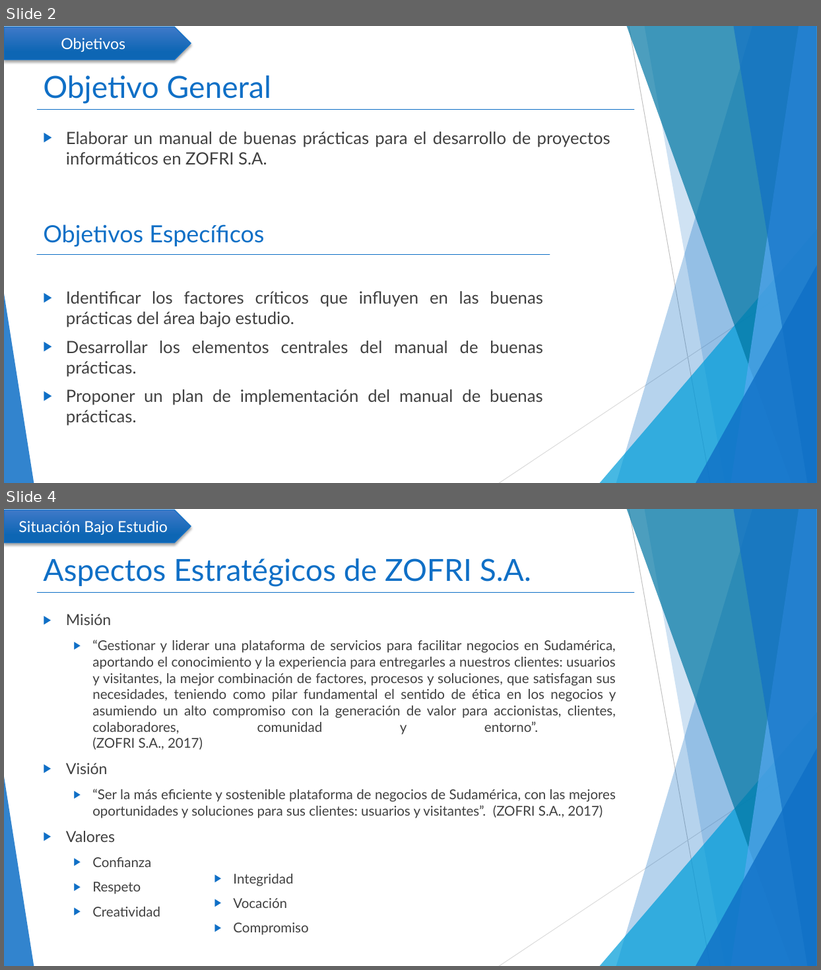
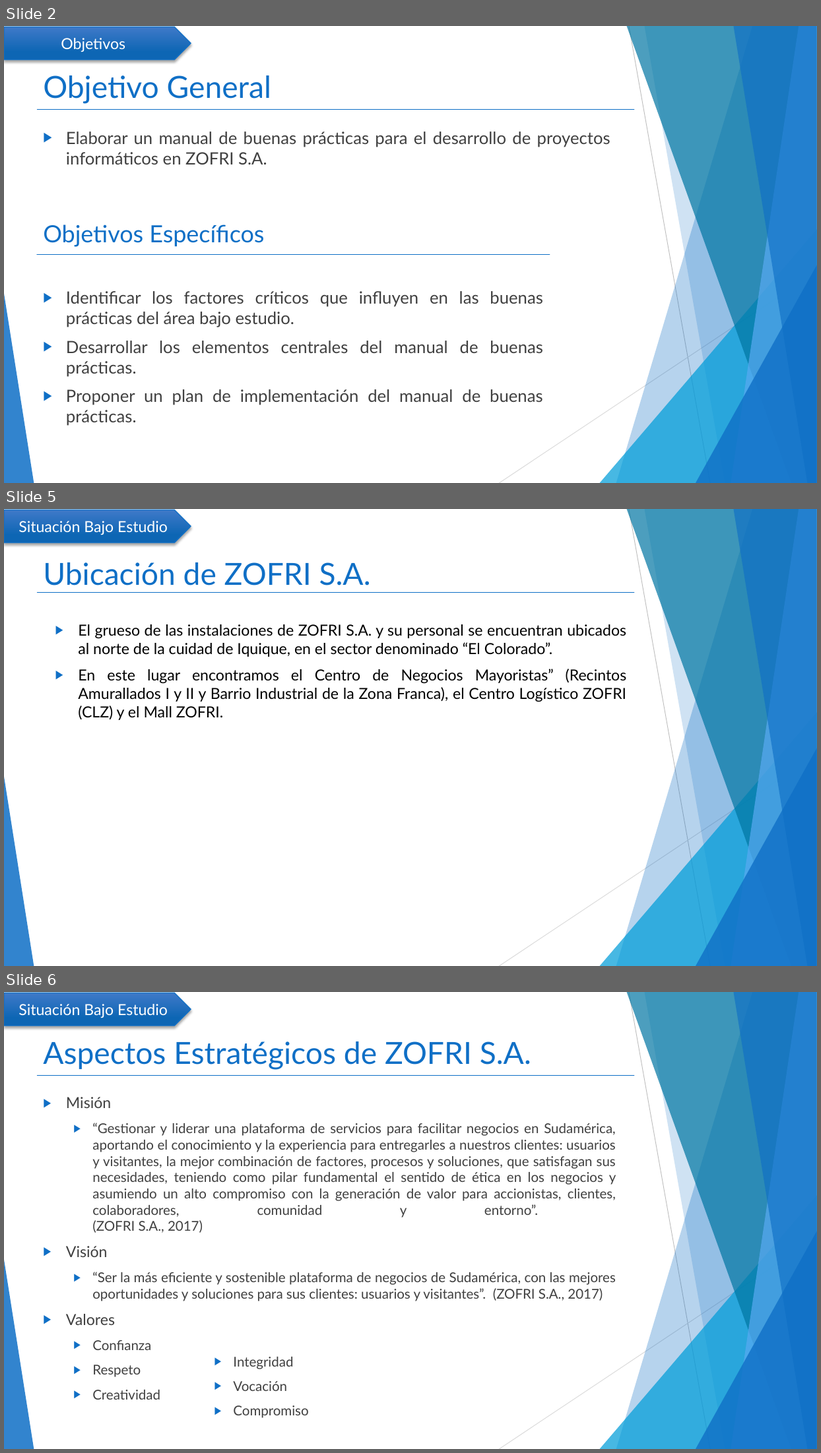
Before and after one commit to mcamara75/tituloUnap, a slide deck: 2018/TT IQQ 2018 Camara y Garay.pptx. Shown one above the other, each under a label of ours: slides 2 and 4 before the commit, slides 2, 5 and 6 after it; the slides between them are not shown. The pictures are 821x970 and 821x1453 pixels, drawn with LibreOffice and Linux fonts; fonts in the diff are those of the drawing. Boxes give left, top, right and bottom in pixels: in the first picture for what was removed or moved away, otherwise in the second. Text is boxed around its words. In the diff, an @@ line names an element or a change of style, - is before the commit and + after.

```diff
--- a/2018/TT IQQ 2018 Camara y Garay.pptx
+++ b/2018/TT IQQ 2018 Camara y Garay.pptx
@@ slide 5 added at [4, 509, 817, 966], background #FFFFFF; not listed: 11 template elements that a slide beside it also shows @@
@@ pentagon arrow added at [4, 510, 191, 543], fill gradient #4079C9 to #0E66B5, outline #0F6FC6 1 pt, 18 pt, text #FFFFFF @@
+Situación Bajo Estudio
@@ title added at [43, 562, 371, 586], 36 pt, text #0F6FC6 @@
+Ubicación de ZOFRI S.A.
@@ text added at [78, 625, 627, 720], 18 pt, text #000000 @@
+▶ El grueso de las instalaciones de ZOFRI S.A. y su personal se encuentran ubicados al norte de la cuidad de Iquique, en el sector denominado “El Colorado”.
+▶ En este lugar encontramos el Centro de Negocios Mayoristas” (Recintos Amurallados I y II y Barrio Industrial de la Zona Franca), el Centro Logístico ZOFRI (CLZ) y el Mall ZOFRI.
@@ what was slide 4 is now slide 6 @@
```
Also in this commit, not shown: 2 slides changed, 1 other slide added, 3 other files.
